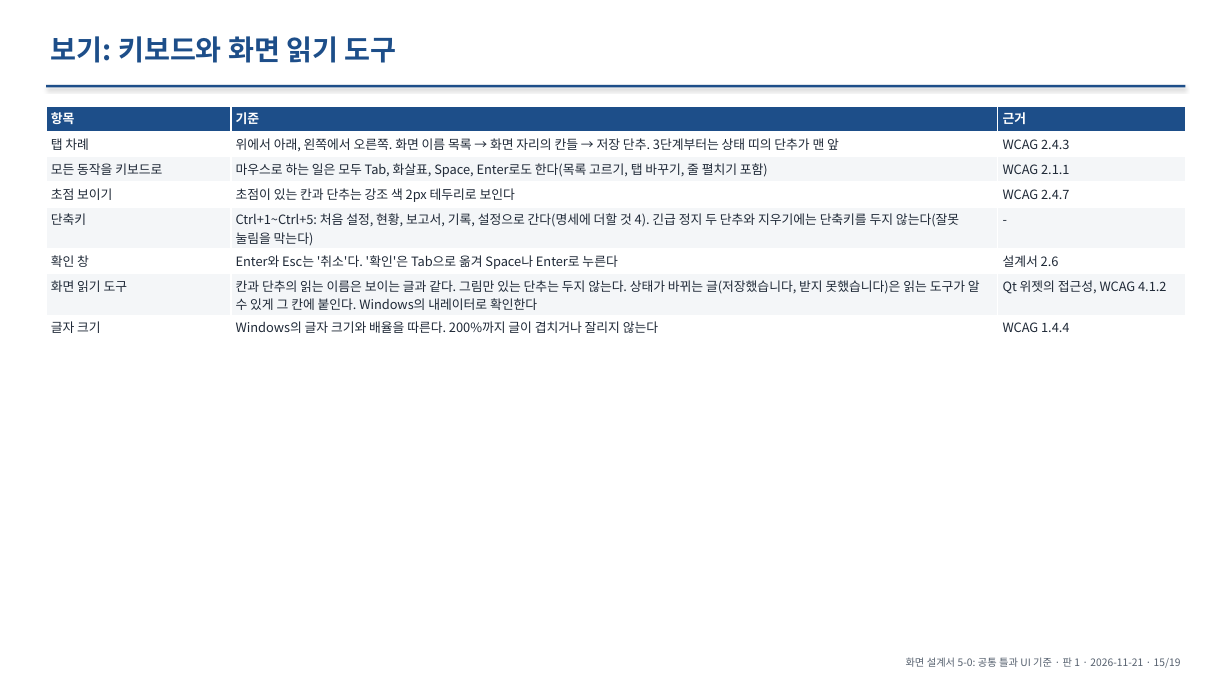
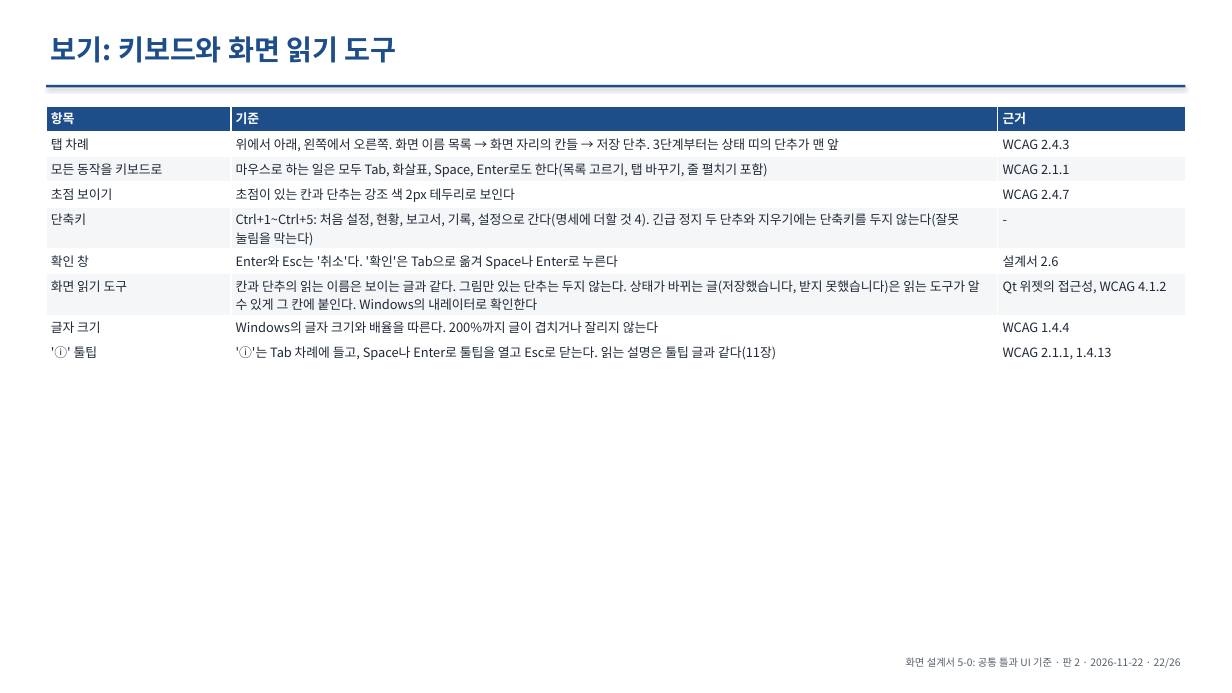
Before and after one commit to khy920723/coin-report-trader, a slide deck: slide 22 of docs/screen-design/02-ui-common.pptx (slide 15 before the commit). Drawn at 1232x693 pixels with LibreOffice and Linux fonts; fonts in the diff are those of the drawing. Boxes give left, top, right and bottom in pixels: in the first picture for what was removed or moved away, otherwise in the second. Text is boxed around its words. In the diff, an @@ line names an element or a change of style, - is before the commit and + after.

```diff
--- a/docs/screen-design/02-ui-common.pptx
+++ b/docs/screen-design/02-ui-common.pptx
@@ table at box(46, 106, 1186, 364) @@
+row 9: 'ⓘ' 툴팁 | 'ⓘ'는 Tab 차례에 들고, Space나 Enter로 툴팁을 열고 Esc로 닫는다. 읽는 설명은 툴팁 글과 같다(11장) | WCAG 2.1.1, 1.4.13
@@ text at box(906, 657, 1181, 668): text changed @@
-화면 설계서 5-0: 공통 틀과 UI 기준 · 판 1 · 2026-11-21 · 15/19
+화면 설계서 5-0: 공통 틀과 UI 기준 · 판 2 · 2026-11-22 · 22/26
```
Also in this commit, not shown: 18 other slides changed, 7 slides added, 5 other files.
